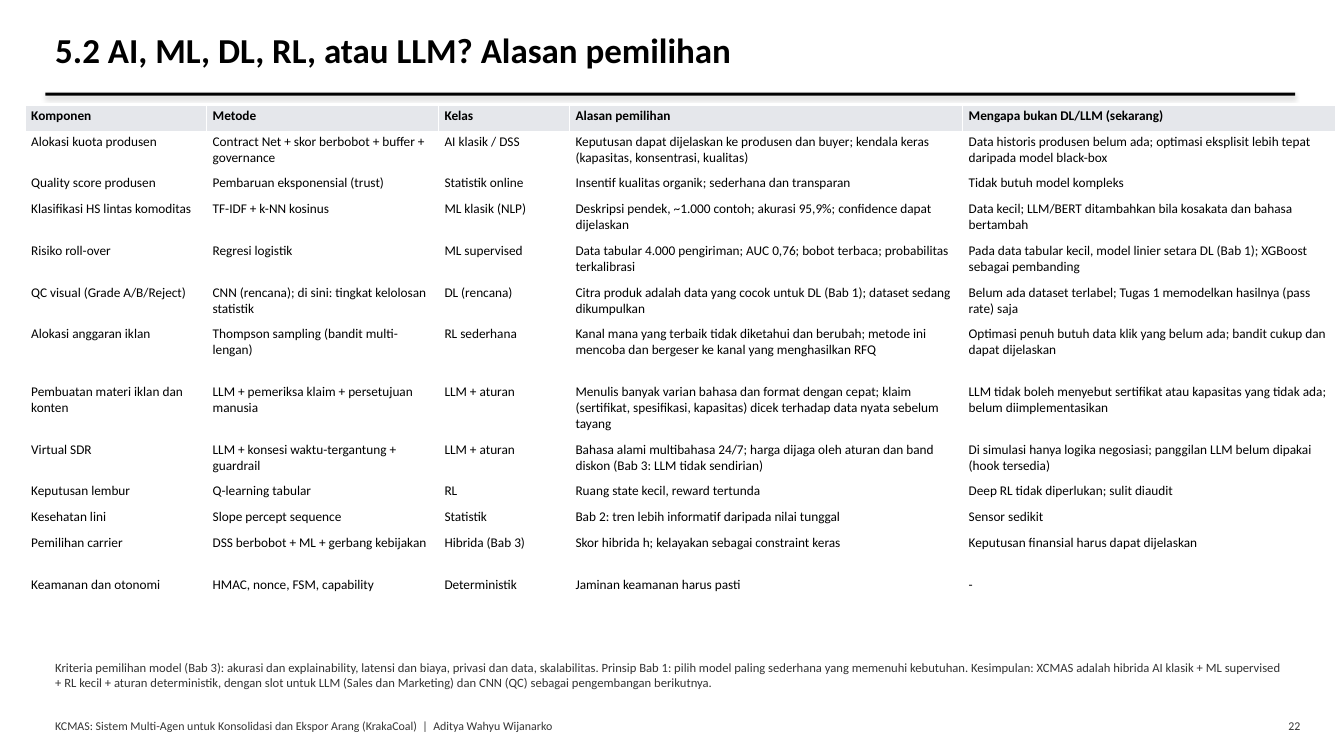
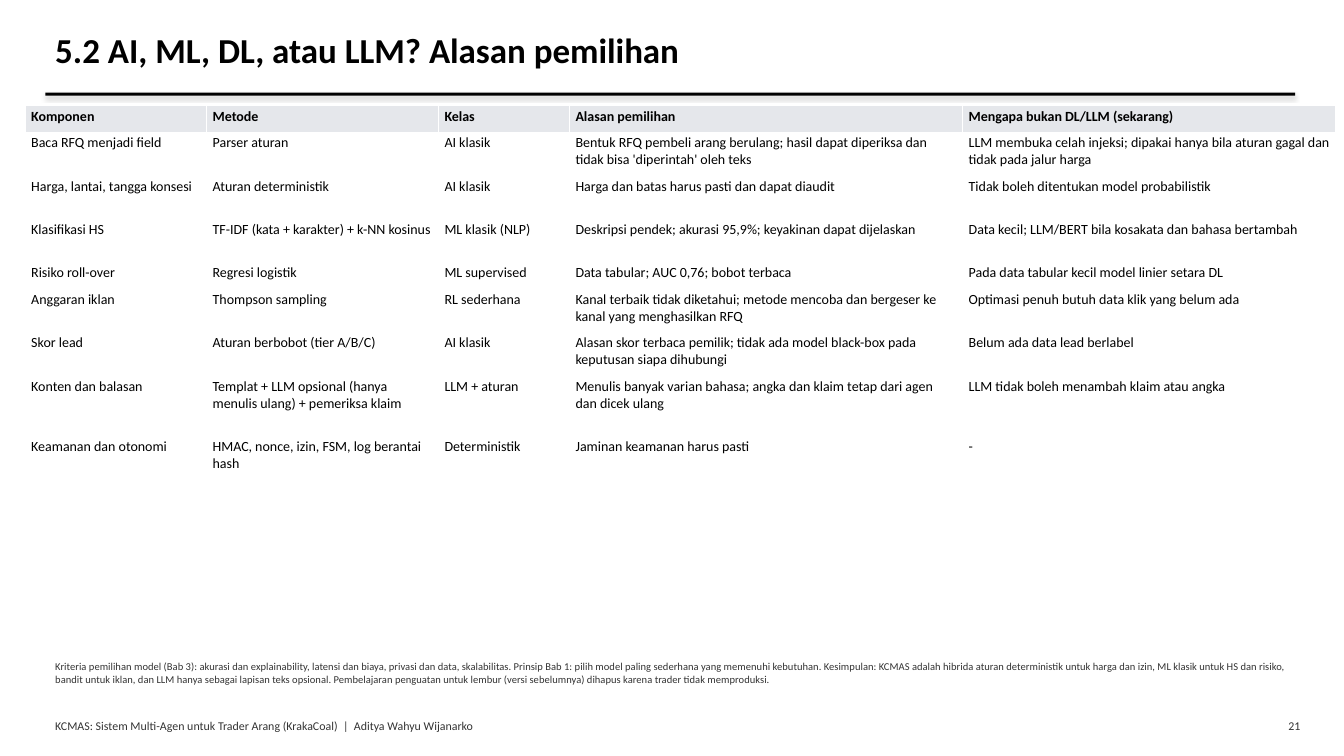
Before and after one commit to AdityaIKO/Agentic-Enterprise, a slide deck: slide 21 of docs/Presentasi_Tugas1.pptx (slide 22 before the commit). Drawn at 1344x756 pixels with LibreOffice and Linux fonts; fonts in the diff are those of the drawing. Boxes give left, top, right and bottom in pixels: in the first picture for what was removed or moved away, otherwise in the second. Text is boxed around its words. In the diff, an @@ line names an element or a change of style, - is before the commit and + after.

```diff
--- a/docs/Presentasi_Tugas1.pptx
+++ b/docs/Presentasi_Tugas1.pptx
@@ text at box(55, 38, 679, 69): text changed @@
-5.2 AI, ML, DL, RL, atau LLM? Alasan pemilihan
+5.2 AI, ML, DL, atau LLM? Alasan pemilihan
@@ table at box(25, 106, 1336, 480) @@
-row 2: Alokasi kuota produsen | Contract Net + skor berbobot + buffer + governance | AI klasik / DSS | Keputusan dapat dijelaskan ke produsen dan buyer; kendala keras (kapasitas, konsentrasi, kualitas) | Data historis produsen belum ada; optimasi eksplisit lebih tepat daripada model black-box
-row 3: Quality score produsen | Pembaruan eksponensial (trust) | Statistik online | Insentif kualitas organik; sederhana dan transparan | Tidak butuh model kompleks
-row 4: Klasifikasi HS lintas komoditas | TF-IDF + k-NN kosinus | ML klasik (NLP) | Deskripsi pendek, ~1.000 contoh; akurasi 95,9%; confidence dapat dijelaskan | Data kecil; LLM/BERT ditambahkan bila kosakata dan bahasa bertambah
-row 5: Risiko roll-over | Regresi logistik | ML supervised | Data tabular 4.000 pengiriman; AUC 0,76; bobot terbaca; probabilitas terkalibrasi | Pada data tabular kecil, model linier setara DL (Bab 1); XGBoost sebagai pembanding
-row 6: QC visual (Grade A/B/Reject) | CNN (rencana); di sini: tingkat kelolosan statistik | DL (rencana) | Citra produk adalah data yang cocok untuk DL (Bab 1); dataset sedang dikumpulkan | Belum ada dataset terlabel; Tugas 1 memodelkan hasilnya (pass rate) saja
-row 7: Alokasi anggaran iklan | Thompson sampling (bandit multi-lengan) | RL sederhana | Kanal mana yang terbaik tidak diketahui dan berubah; metode ini mencoba dan bergeser ke kanal yang menghasilkan RFQ | Optimasi penuh butuh data klik yang belum ada; bandit cukup dan dapat dijelaskan
-row 8: Pembuatan materi iklan dan konten | LLM + pemeriksa klaim + persetujuan manusia | LLM + aturan | Menulis banyak varian bahasa dan format dengan cepat; klaim (sertifikat, spesifikasi, kapasitas) dicek terhadap data nyata sebelum tayang | LLM tidak boleh menyebut sertifikat atau kapasitas yang tidak ada; belum diimplementasikan
-row 9: Virtual SDR | LLM + konsesi waktu-tergantung + guardrail | LLM + aturan | Bahasa alami multibahasa 24/7; harga dijaga oleh aturan dan band diskon (Bab 3: LLM tidak sendirian) | Di simulasi hanya logika negosiasi; panggilan LLM belum dipakai (hook tersedia)
-row 10: Keputusan lembur | Q-learning tabular | RL | Ruang state kecil, reward tertunda | Deep RL tidak diperlukan; sulit diaudit
-row 11: Kesehatan lini | Slope percept sequence | Statistik | Bab 2: tren lebih informatif daripada nilai tunggal | Sensor sedikit
-row 12: Pemilihan carrier | DSS berbobot + ML + gerbang kebijakan | Hibrida (Bab 3) | Skor hibrida h; kelayakan sebagai constraint keras | Keputusan finansial harus dapat dijelaskan
-row 13: Keamanan dan otonomi | HMAC, nonce, FSM, capability | Deterministik | Jaminan keamanan harus pasti | -
+row 2: Baca RFQ menjadi field | Parser aturan | AI klasik | Bentuk RFQ pembeli arang berulang; hasil dapat diperiksa dan tidak bisa 'diperintah' oleh teks | LLM membuka celah injeksi; dipakai hanya bila aturan gagal dan tidak pada jalur harga
+row 3: Harga, lantai, tangga konsesi | Aturan deterministik | AI klasik | Harga dan batas harus pasti dan dapat diaudit | Tidak boleh ditentukan model probabilistik
+row 4: Klasifikasi HS | TF-IDF (kata + karakter) + k-NN kosinus | ML klasik (NLP) | Deskripsi pendek; akurasi 95,9%; keyakinan dapat dijelaskan | Data kecil; LLM/BERT bila kosakata dan bahasa bertambah
+row 5: Risiko roll-over | Regresi logistik | ML supervised | Data tabular; AUC 0,76; bobot terbaca | Pada data tabular kecil model linier setara DL
+row 6: Anggaran iklan | Thompson sampling | RL sederhana | Kanal terbaik tidak diketahui; metode mencoba dan bergeser ke kanal yang menghasilkan RFQ | Optimasi penuh butuh data klik yang belum ada
+row 7: Skor lead | Aturan berbobot (tier A/B/C) | AI klasik | Alasan skor terbaca pemilik; tidak ada model black-box pada keputusan siapa dihubungi | Belum ada data lead berlabel
+row 8: Konten dan balasan | Templat + LLM opsional (hanya menulis ulang) + pemeriksa klaim | LLM + aturan | Menulis banyak varian bahasa; angka dan klaim tetap dari agen dan dicek ulang | LLM tidak boleh menambah klaim atau angka
+row 9: Keamanan dan otonomi | HMAC, nonce, izin, FSM, log berantai hash | Deterministik | Jaminan keamanan harus pasti | -
@@ text at box(55, 662, 1284, 685): text changed; size 9 to 7.5 pt @@
-Kriteria pemilihan model (Bab 3): akurasi dan explainability, latensi dan biaya, privasi dan data, skalabilitas. Prinsip Bab 1: pilih model paling sederhana yang memenuhi kebutuhan. Kesimpulan: XCMAS adalah hibrida AI klasik + ML supervised + RL kecil + aturan deterministik, dengan slot untuk LLM (Sales dan Marketing) dan CNN (QC) sebagai pengembangan berikutnya.
+Kriteria pemilihan model (Bab 3): akurasi dan explainability, latensi dan biaya, privasi dan data, skalabilitas. Prinsip Bab 1: pilih model paling sederhana yang memenuhi kebutuhan. Kesimpulan: KCMAS adalah hibrida aturan deterministik untuk harga dan izin, ML klasik untuk HS dan risiko, bandit untuk iklan, dan LLM hanya sebagai lapisan teks opsional. Pembelajaran penguatan untuk lembur (versi sebelumnya) dihapus karena trader tidak memproduksi.
@@ text at box(55, 721, 473, 732): text changed @@
-KCMAS: Sistem Multi-Agen untuk Konsolidasi dan Ekspor Arang (KrakaCoal) | Aditya Wahyu Wijanarko
+KCMAS: Sistem Multi-Agen untuk Trader Arang (KrakaCoal) | Aditya Wahyu Wijanarko
@@ text at box(1288, 722, 1300, 730): text changed @@
-22
+21
```
Also in this commit, not shown: 27 other slides changed, 25 slides added, 22 slides removed, 53 other files.
